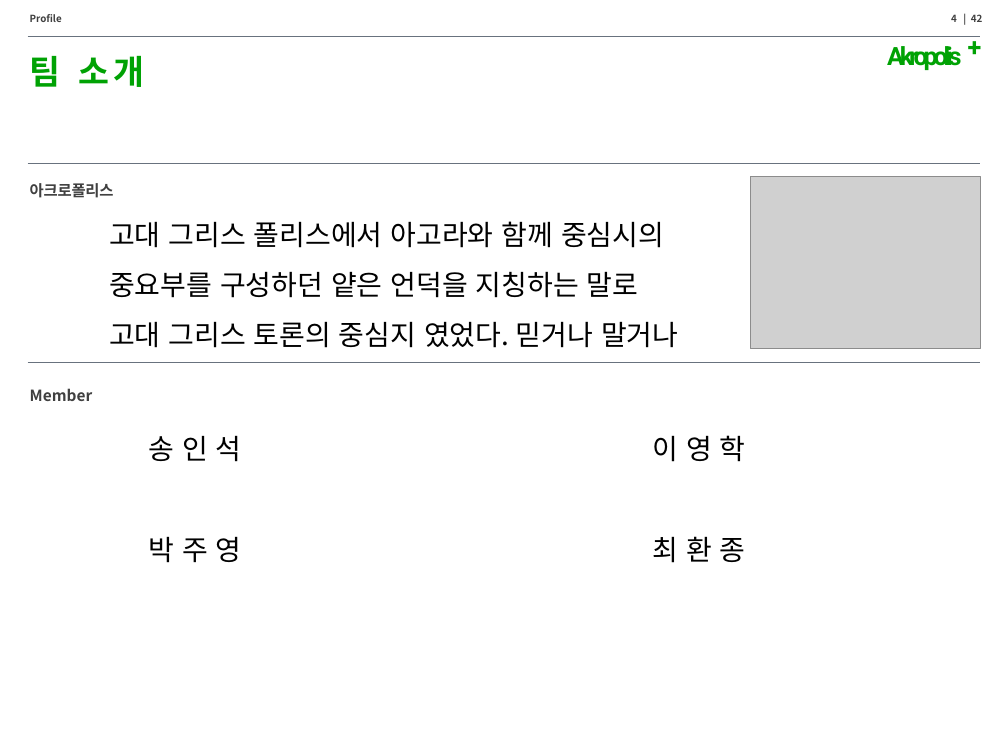
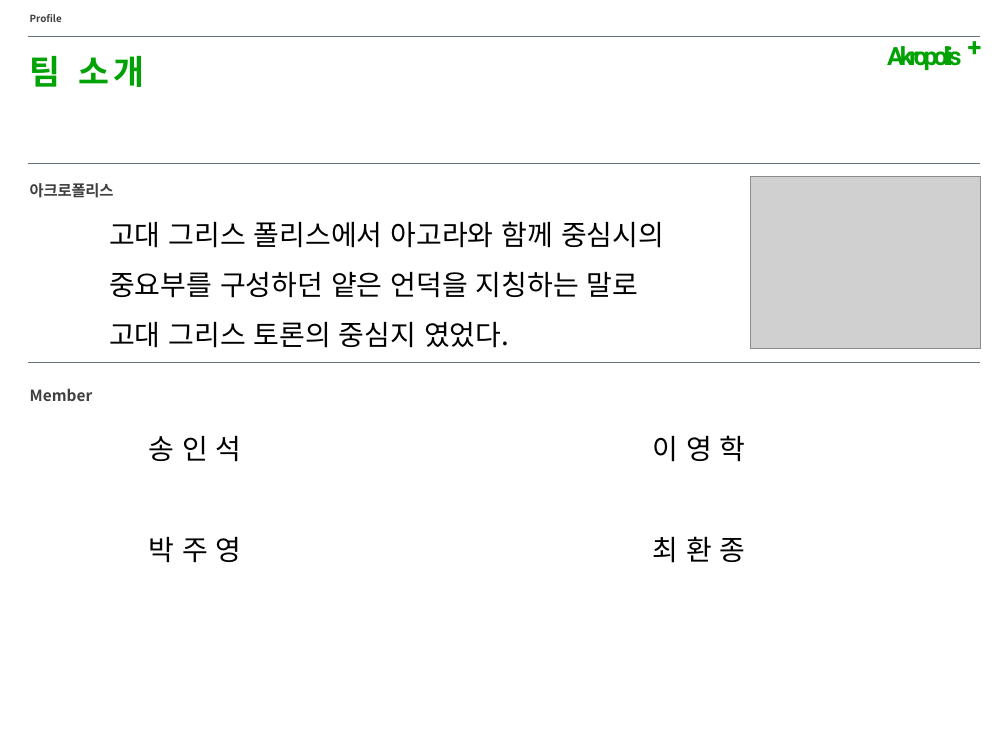
Before and after one commit to Song-InSeok/Akropolis, a slide deck: slide 3 of document/Mid_Presentation_templet.pptx (slide 4 before the commit). Drawn at 1008x756 pixels with LibreOffice and Linux fonts; fonts in the diff are those of the drawing; grey boxes stand for pictures. Boxes give left, top, right and bottom in pixels: in the first picture for what was removed or moved away, otherwise in the second. Text is boxed around its words. In the diff, an @@ line names an element or a change of style, - is before the commit and + after.

```diff
--- a/document/Mid_Presentation_templet.pptx
+++ b/document/Mid_Presentation_templet.pptx
@@ page number removed at [951, 14, 983, 22] @@
-4 | 42
@@ text at [109, 321, 509, 348]: text changed @@
-고대 그리스 토론의 중심지 였었다. 믿거나 말거나
+고대 그리스 토론의 중심지 였었다.
```
Also in this commit, not shown: 13 other slides changed, 7 slides added, 1 slide removed, 5 other files.
